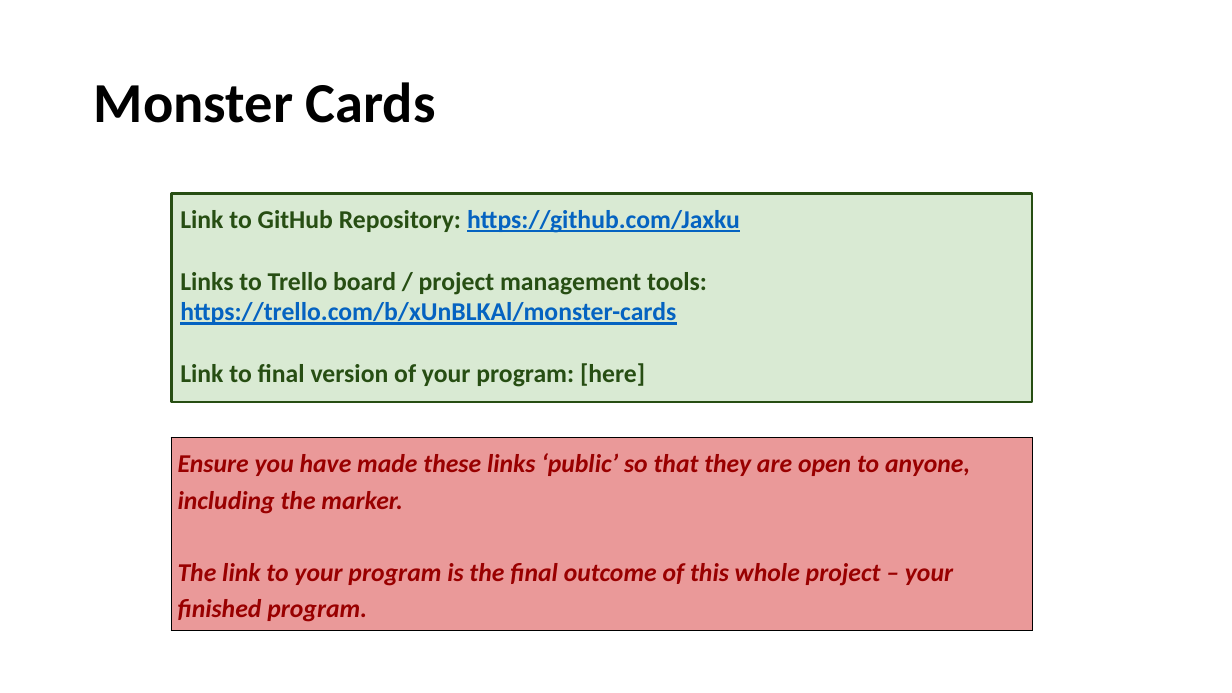
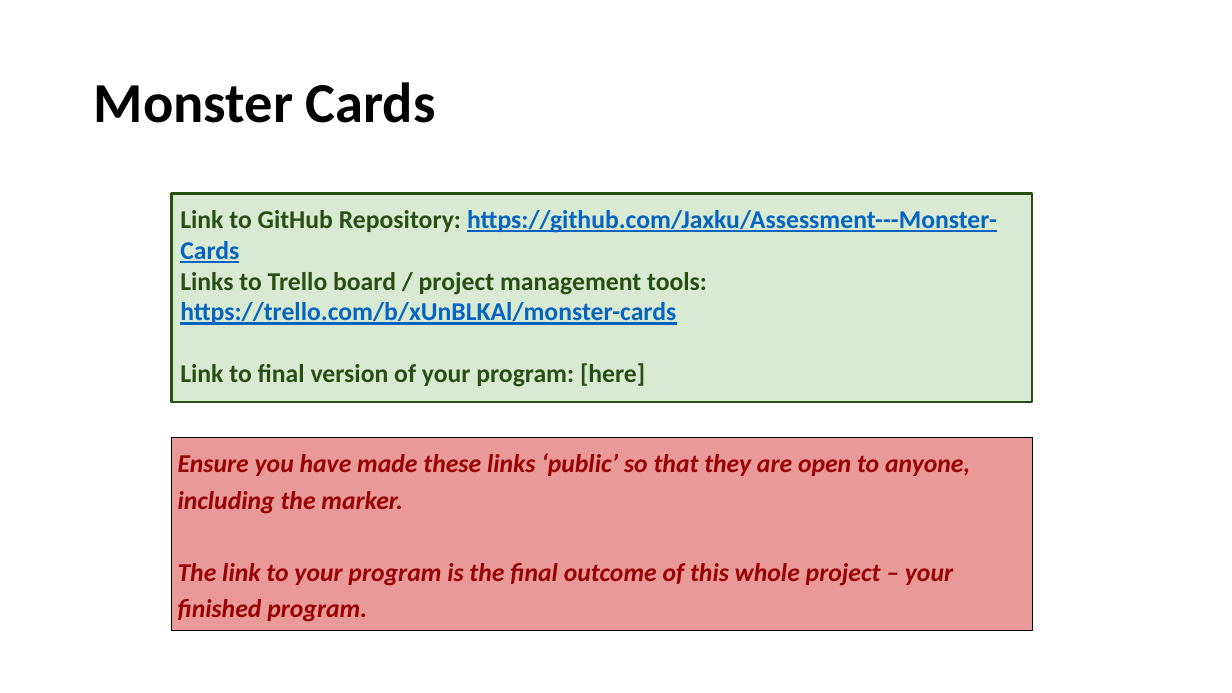
Before and after one commit to Jaxku/Assessment---Monster-Cards, a slide deck: slide 2 of 2.7 and 2.8 Documentation Template.pptx. Drawn at 1232x693 pixels with LibreOffice and Linux fonts; fonts in the diff are those of the drawing. Boxes give left, top, right and bottom in pixels: in the first picture for what was removed or moved away, otherwise in the second. Text is boxed around its words. In the diff, an @@ line names an element or a change of style, - is before the commit and + after.

```diff
--- a/2.7 and 2.8 Documentation Template.pptx
+++ b/2.7 and 2.8 Documentation Template.pptx
@@ text in rectangle at (180,210,997,263): text changed @@
-Link to GitHub Repository: https://github.com/Jaxku
+Link to GitHub Repository: https://github.com/Jaxku/Assessment---Monster-Cards
```
Also in this commit, not shown: 1 other slide changed, 3 slides added, 1 slide removed, 2 other files.
